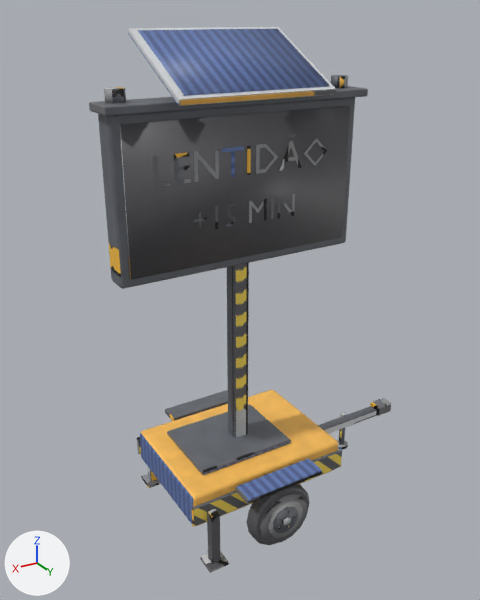
The FBX model unity/CheckoutSimulator/Assets/Resources/EventProps2/Transito_MessageBoard.fbx as it was, and as the next commit left it.
Camera for both pictures: a 50 mm lens placed at (2.61, 4.4, 4.22), pointed at (-0.09, -0.12, 1.97). The axes (+X, +Y, +Z) are drawn at lower left. The lights are the same throughout. The first picture is the older version. Where no turn or scale is listed for an object, it has been applied to the vertices.

Objects in the first picture: 'Transito_MessageBoard'.
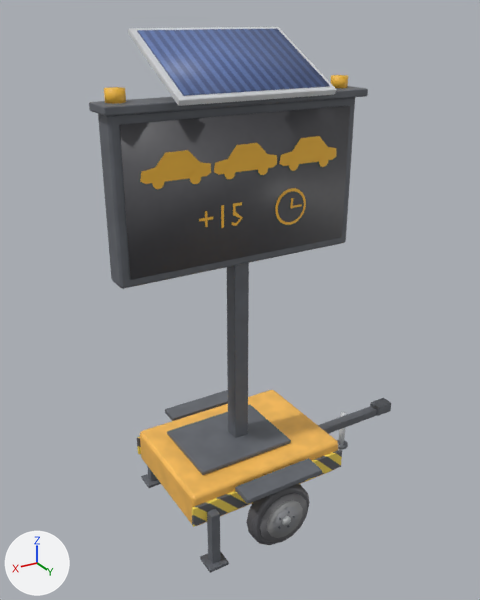
What the commit changed:
me_cube_687 is used by ob_transito_messageboard; location (0.0, 0.0, 0.0).
me_cube_687 had 1234 vertices, 1032 faces and spanned x -1.85..1.1, y -0.81..0.81, z 0.0..4.13.
me_cube_687 now has 1308 vertices, 1094 faces and spans x -1.85..1.1, y -0.81..0.81, z 0.0..4.13.
me_cube_687 part 1: a new loose piece of 24 vertices spanning x -0.55..-0.29, y 0.13, z 2.67..2.93, in mat_transito_messageboard_mat (picture img_transito_messageboard_basecolor_png).
me_cube_687 part 2: a new loose piece of 14 vertices spanning x 0.68..0.77, y 0.13, z 3.09..3.18, in mat_transito_messageboard_mat (picture img_transito_messageboard_basecolor_png).
me_cube_687 part 3: a new loose piece of 14 vertices spanning x 0.39..0.48, y 0.14, z 3.09..3.18, in mat_transito_messageboard_mat (picture img_transito_messageboard_basecolor_png).
Part 4, on me_cube_687:
101 vertices are removed from x -0.76..0.75, y -0.58..0.57, z 0.51..3.33.
115 faces are deleted.
21 vertices move from x -0.43..0.75, y 0.13, z 2.72..3.32 to x -0.76..0.27, y 0.13..0.14, z 2.72..3.34.
126 vertices are added at x -0.86..0.86, y -0.58..0.57, z 0.52..3.34.
5 new vertices lie (-0.05, 0.0, 0.0) away from vertices in x 0.09..0.41, y 0.13, z 2.8..2.88.
137 new faces join them.
me_cube_687 part 5: 812 kept faces spanning x -1.85..1.1, y -0.81..0.81, z 0.0..4.13 get new texture (UV) coordinates.
Other edits to the shape of me_cube_687 do not show in these pictures.

Where the change shows, as pixel boxes (x1, y1, x2, y2) in the pictures (480 x 600 px; the box of a moved part takes in the faces that stretch with it):
part 1 of me_cube_687, added
    after: (278, 191, 304, 222)
part 2 of me_cube_687, added
    after: (152, 176, 165, 189)
part 3 of me_cube_687, added
    after: (190, 171, 201, 184)
part 4 of me_cube_687, moved or reshaped
    before: (150, 138, 342, 526)
    after: (140, 136, 342, 526)
part 5 of me_cube_687, surface changed
    both: (102, 30, 391, 573)
